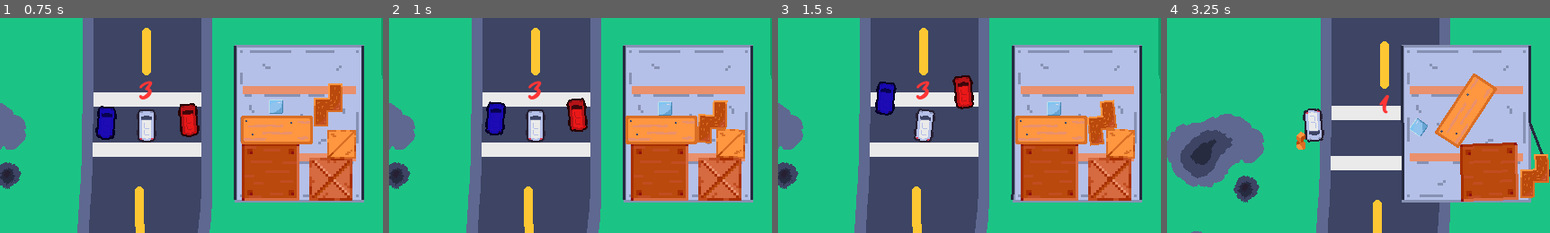
Above: before the commit, frames 1-4 (left to right).
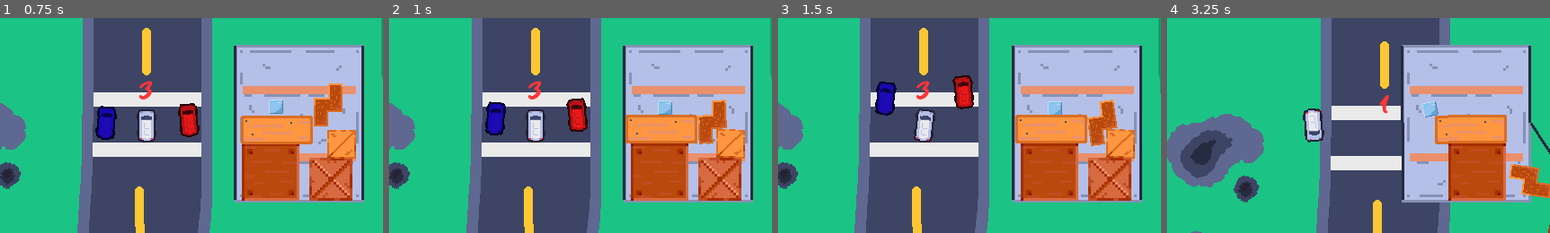
Above: after the commit, the same moments.

Repository: grace125/u-haul_u-surper
Game: Godot game, scene res://src/main_menu/main_menu.tscn
Same seed, same stepped clock (60 frames per second), same inputs: the game is played once before the commit and once after it.
Inputs:
- Up to frame 1 (0.75 s): click "Start" at 0.5 s
- Up to frame 2 (1 s): no input
- Up to frame 3 (1.5 s): hold Right (Right) from 1.28 s (still down)
- Up to frame 4 (3.25 s): release Right (Right) at 2.03 s; hold S (Backward) 2.03-2.78 s; hold Right (Right) from 2.78 s (still down)

Frame 1 is identical in both runs. In frame 2, 0.9% of the frame differs, in the area x 61-92%, y 37-66%; in frame 3, 0.8%; in frame 4, 7.5%, in the area x 33-100%, y 25-100%.

Commit message:
added score system to Container scene

Diff:
--- a/src/Container/Container.gd
+++ b/src/Container/Container.gd
@@ -1,4 +1,7 @@
 extends Node2D
+
+var score = 100
+var num_boxes = 6
 
 signal spawn_box(left: bool)
 
@@ -18,11 +21,13 @@
 	pass
 
 func spawn_left(body: Node2D):
-	print("OOOOOO")
+	num_boxes -= 1
+	score -= body.get_meta("Value")
 	body.queue_free()
 	spawn_box.emit(true)
 
 func spawn_right(body: Node2D):
-	print("AAAAAA")
+	num_boxes -= 1
+	score -= body.get_meta("Value")
 	body.queue_free()
 	spawn_box.emit(false)
--- a/src/Container/Container.tscn
+++ b/src/Container/Container.tscn
@@ -15,7 +15,6 @@
 size = Vector2(2, 175.755)
 
 [sub_resource type="PhysicsMaterial" id="PhysicsMaterial_c5j5x"]
-friction = 0.75
 
 [sub_resource type="RectangleShape2D" id="RectangleShape2D_cmuns"]
 size = Vector2(32, 32)
@@ -71,7 +70,7 @@
 metadata/_edit_lock_ = true
 
 [node name="left_bucket" type="Area2D" parent="."]
-position = Vector2(0, 10)
+position = Vector2(0, 100)
 collision_layer = 4
 collision_mask = 4
 
@@ -89,7 +88,7 @@
 metadata/_edit_lock_ = true
 
 [node name="right_bucket" type="Area2D" parent="."]
-position = Vector2(0, 10)
+position = Vector2(0, 100)
 collision_layer = 4
 collision_mask = 4
 
@@ -183,6 +182,7 @@
 contact_monitor = true
 can_sleep = false
 metadata/_edit_lock_ = true
+metadata/Value = 15
 
 [node name="CollisionShape2D" type="CollisionShape2D" parent="Box"]
 position = Vector2(40, 139)
@@ -206,6 +206,7 @@
 contact_monitor = true
 can_sleep = false
 metadata/_edit_lock_ = true
+metadata/Value = 5
 
 [node name="CollisionShape2D" type="CollisionShape2D" parent="Box2"]
 position = Vector2(107, 145)
@@ -223,12 +224,12 @@
 [node name="Box6" type="RigidBody2D" parent="."]
 collision_layer = 4
 collision_mask = 4
-mass = 5.0
 physics_material_override = SubResource("PhysicsMaterial_m5j7u")
 max_contacts_reported = 5
 contact_monitor = true
 can_sleep = false
 metadata/_edit_lock_ = true
+metadata/Value = 30
 
 [node name="CollisionShape2D" type="CollisionShape2D" parent="Box6"]
 position = Vector2(46, 57)
@@ -252,6 +253,7 @@
 contact_monitor = true
 can_sleep = false
 metadata/_edit_lock_ = true
+metadata/Value = 25
 
 [node name="CollisionShape2D" type="CollisionShape2D" parent="Box3"]
 position = Vector2(119, 101)
@@ -273,6 +275,7 @@
 contact_monitor = true
 can_sleep = false
 metadata/_edit_lock_ = true
+metadata/Value = 5
 
 [node name="CollisionShape2D" type="CollisionShape2D" parent="Box5"]
 position = Vector2(47, 88)
@@ -296,6 +299,7 @@
 max_contacts_reported = 5
 can_sleep = false
 metadata/_edit_lock_ = true
+metadata/Value = 20
 
 [node name="Rubber" type="Sprite2D" parent="Box4"]
 position = Vector2(32, 48)
